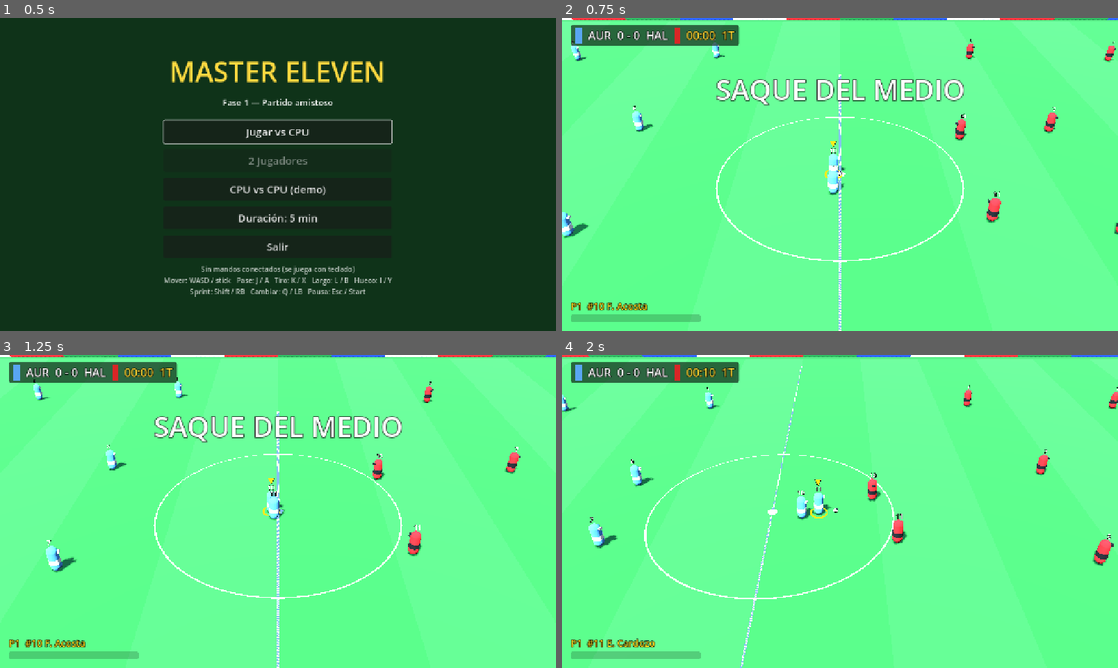
Above: before the commit, frames 1-4 (two rows, left to right).
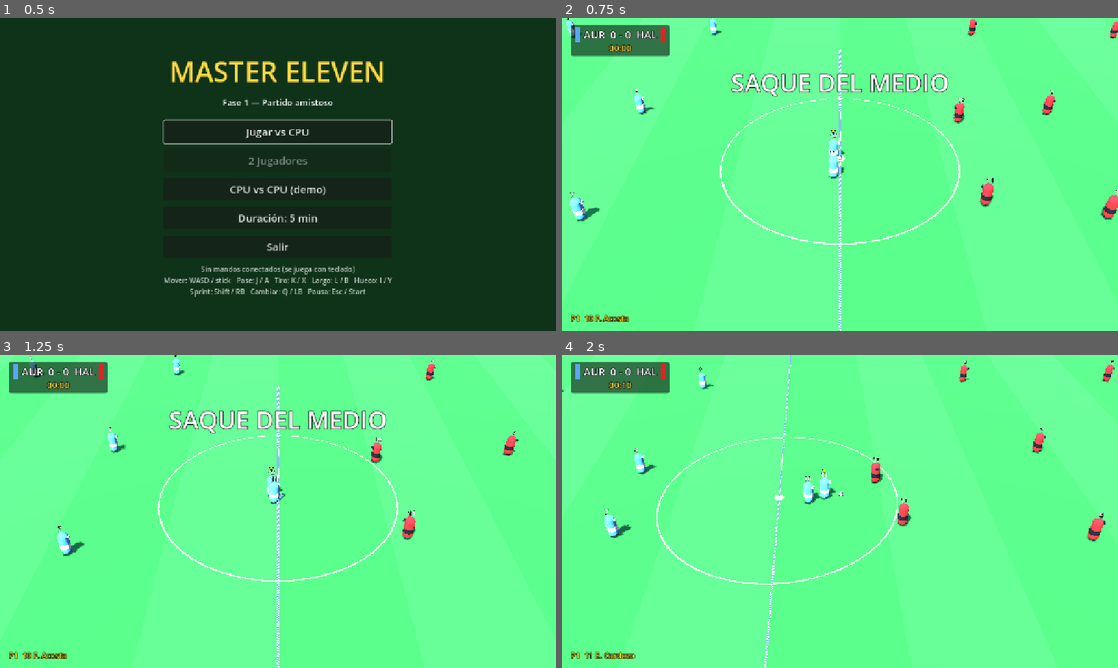
Above: after the commit, the same moments.

Repository: edx17/MASTERELEVEN
Game: Godot game, scene res://scenes/ui/main_menu.tscn
Same seed, same stepped clock (60 frames per second), same inputs: the game is played once before the commit and once after it.
Inputs (mouse positions are in pixels of both pictures, inside the frame that each line leads up to):
- Up to frame 1 (0.5 s): no input
- Up to frame 2 (0.75 s): click "Jugar vs CPU" at 0.5 s
- Up to frame 3 (1.25 s): no input
- Up to frame 4 (2 s): tap Enter (ui_accept) at 1.25, 1.52 s; move the mouse to (962, 495) at 1.27 s; hold D (move_right) from 1.28 s (still down); tap J (p0_pass_short) at 1.35 s; click (962, 495) at 1.42 s

Frame 1 is identical in both runs. In frame 2, 9.2% of the frame differs, in the area x 0-100%, y 0-100%; in frame 3, 8.9%; in frame 4, 7.6%.

Commit message:
Prototipo 0.1: cámara de transmisión configurable, HUD simple y debug F9
- CameraConfig (data/config/camera.tres): altura, distancia, ángulo, seguimiento,
  anticipación, zoom, offsets y cuánto se desliza por la tribuna (vista diagonal
  cerca de los arcos); los parámetros de cámara salen de Tuning
- HUD: 'AUR 1 - 0 HAL' + reloj, jugador seleccionado, barra de potencia chica
  abajo al centro sólo mientras se carga
- Indicador discreto sobre la cabeza (se quita el aro del piso)
- DebugOverlay (F9): fase, posesión, pelota, presión, error del último pase/tiro,
  estados de la IA; trayectoria predicha, objetivos y posiciones tácticas en 3D

Co-Authored-By: Claude Opus 5.5 <noreply@anthropic.com>
Claude-Session: https://claude.ai/code/session_018t6DrNQ9Jk2SxqEbLK6fr5

Diff:
--- /dev/null
+++ b/data/config/camera.tres
@@ -0,0 +1,6 @@
+[gd_resource type="Resource" script_class="CameraConfig" format=3]
+
+[ext_resource type="Script" path="res://scripts/camera/camera_config.gd" id="1_cam"]
+
+[resource]
+script = ExtResource("1_cam")
--- a/project.godot
+++ b/project.godot
@@ -104,6 +104,12 @@
 ]
 }
 
+debug_toggle={
+"deadzone": 0.5,
+"events": [Object(InputEventKey,"resource_local_to_scene":false,"resource_name":"","device":-1,"window_id":0,"alt_pressed":false,"shift_pressed":false,"ctrl_pressed":false,"meta_pressed":false,"pressed":false,"keycode":0,"physical_keycode":4194340,"key_label":0,"unicode":0,"location":0,"echo":false,"script":null)
+]
+}
+
 [physics]
 
 common/physics_ticks_per_second=60
--- a/scripts/ai/simple_ai.gd
+++ b/scripts/ai/simple_ai.gd
@@ -44,28 +44,36 @@
 		p.pressing = false
 		p.speed_override = 0.0
 		if _match.restart_taker == p:
+			p.debug_state = "saque"
 			_restart_taker(p, dt)
 			continue
 		if p.is_keeper():
+			p.debug_state = "arquero"
 			_keeper(p, ball, dt)
 			continue
 		if owner == p:
+			p.debug_state = "conduce"
+			p.debug_target = p.flat_pos() + p.desired_move * 3.0
 			_carrier(p, ball)
 			continue
 		if _match.is_stopped():
 			_go_to(p, team.to_world(Formation.dynamic_spot(p.base_spot, p.role, progress, lateral, we_have_it)), false)
 			continue
 		if p.has_pass_target() and ball.intended_receiver == p and ball.is_loose():
+			p.debug_state = "recibe"
 			_receive(p, ball)
 			continue
 		if p == chaser:
+			p.debug_state = "presiona" if they_have_it else "va a la pelota"
 			_chase(p, ball, they_have_it)
 			continue
 		if p == cover and owner != null:
+			p.debug_state = "cubre"
 			var goal := team.own_goal()
 			var spot := owner.flat_pos() + (goal - owner.flat_pos()).normalized() * 6.0
 			_go_to(p, spot, true)
 			continue
+		p.debug_state = "posición"
 		var home := team.to_world(Formation.dynamic_spot(p.base_spot, p.role, progress, lateral, we_have_it))
 		_go_to(p, home, p.flat_pos().distance_to(home) > 12.0)
 		p.look_at_point(ball.flat_pos())
@@ -137,6 +145,7 @@
 # --- Comportamientos ----------------------------------------------------------
 
 func _go_to(p: Footballer, target: Vector3, sprint: bool) -> void:
+	p.debug_target = target
 	var to := target - p.flat_pos()
 	to.y = 0.0
 	var d := to.length()
--- /dev/null
+++ b/scripts/camera/camera_config.gd
@@ -0,0 +1,30 @@
+class_name CameraConfig
+extends Resource
+## Parámetros de la cámara de transmisión (editables en
+## res://data/config/camera.tres). Modelo: una cámara en la tribuna lateral
+## (+Z) que acompaña la pelota en parte deslizándose por la tribuna y en parte
+## rotando, lo que da la vista diagonal cerca de los arcos (como en la TV).
+
+## Altura de la cámara sobre el césped (m).
+@export var camera_height: float = 24.0
+## Distancia horizontal desde la zona de la pelota hacia la tribuna (m).
+@export var camera_distance: float = 30.0
+## Giro extra (grados) alrededor del eje vertical: 0 = lateral puro.
+@export var camera_angle: float = 0.0
+## Qué tan rápido sigue a la pelota (mayor = más pegada, menor = más suave).
+@export var follow_speed: float = 2.6
+## Anticipación según la velocidad de la pelota (segundos).
+@export var look_ahead: float = 0.35
+## Zoom (1 = campo de visión base; >1 acerca).
+@export var zoom: float = 1.0
+## Campo de visión base (grados).
+@export var base_fov: float = 34.0
+## Corrimiento del punto mirado a lo largo de la cancha (m, + = hacia la derecha).
+@export var horizontal_offset: float = 0.0
+## Corrimiento del punto mirado a lo ancho (m, + = hacia la cámara).
+@export var vertical_offset: float = 2.0
+## 1 = la cámara se desliza por la tribuna siguiendo la pelota; 0 = queda fija
+## en la mitad de cancha y sólo rota.
+@export_range(0.0, 1.0) var track_factor: float = 0.72
+## Límite del foco a lo largo de la cancha (para no mirar de más afuera).
+@export var focus_limit_x: float = 44.0
--- a/scripts/camera/match_camera.gd
+++ b/scripts/camera/match_camera.gd
@@ -1,41 +1,57 @@
 class_name MatchCamera
 extends Camera3D
-## Cámara lateral de TV estilo WE: alta, desde la tribuna (+Z), sigue a la
-## pelota con suavizado y se adelanta un poco en la dirección del juego.
+## Cámara de transmisión de TV estilo WE2002: elevada, desde la tribuna lateral,
+## sigue la zona de la pelota (no al jugador controlado) con suavizado y algo de
+## anticipación. Parámetros en CameraConfig (data/config/camera.tres).
 
+const CONFIG_PATH := "res://data/config/camera.tres"
+
+var config: CameraConfig
 var _match: MatchController
 var _focus: Vector3 = Vector3.ZERO
 
 
 func setup(p_match: MatchController) -> void:
 	_match = p_match
-	fov = _match.tuning.camera_fov
+	config = load(CONFIG_PATH) as CameraConfig
+	if config == null:
+		config = CameraConfig.new()
 	near = 0.5
-	far = 400.0
-	_focus = _target_focus()
+	far = 500.0
+	_focus = target_focus()
 	_apply()
 
 
 func _process(dt: float) -> void:
 	if _match == null:
 		return
-	fov = _match.tuning.camera_fov
-	var k := 1.0 - exp(-_match.tuning.camera_smoothing * dt)
-	_focus = _focus.lerp(_target_focus(), k)
+	var k := 1.0 - exp(-config.follow_speed * dt)
+	_focus = _focus.lerp(target_focus(), k)
 	_apply()
 
 
-func _target_focus() -> Vector3:
+## Punto que la cámara quiere mirar: la pelota, adelantada según su velocidad.
+func target_focus() -> Vector3:
 	var b := _match.ball.state
-	var lead := Vector3(b.vel.x, 0.0, b.vel.z) * _match.tuning.camera_lookahead
+	var lead := Vector3(b.vel.x, 0.0, b.vel.z) * config.look_ahead
 	var f := Vector3(b.pos.x, 0.0, b.pos.z) + lead
-	# Limita el encuadre para no mostrar demasiado afuera de la cancha.
-	f.x = clampf(f.x, -Pitch.HALF_LENGTH + 12.0, Pitch.HALF_LENGTH - 12.0)
-	f.z = clampf(f.z * 0.6, -Pitch.HALF_WIDTH + 12.0, Pitch.HALF_WIDTH - 8.0)
+	f.x = clampf(f.x + config.horizontal_offset, -config.focus_limit_x, config.focus_limit_x)
+	# A lo ancho se mueve menos: el campo sigue ocupando la pantalla.
+	f.z = clampf(f.z * 0.55 + config.vertical_offset, -Pitch.HALF_WIDTH + 10.0, Pitch.HALF_WIDTH - 6.0)
 	return f
 
 
+## Posición de la cámara para un foco dado (pura; se usa también en tests).
+static func position_for(focus: Vector3, c: CameraConfig) -> Vector3:
+	var base := Vector3(focus.x * c.track_factor, c.camera_height, focus.z + c.camera_distance)
+	if absf(c.camera_angle) > 0.01:
+		var rel := base - focus
+		rel = rel.rotated(Vector3.UP, deg_to_rad(c.camera_angle))
+		base = focus + rel
+	return base
+
+
 func _apply() -> void:
-	var t := _match.tuning
-	global_position = _focus + Vector3(0.0, t.camera_height, t.camera_distance)
+	fov = config.base_fov / maxf(config.zoom, 0.1)
+	global_position = position_for(_focus, config)
 	look_at(_focus, Vector3.UP)
--- a/scripts/core/tuning.gd
+++ b/scripts/core/tuning.gd
@@ -102,14 +102,6 @@
 ## Tiempo durante el que se recuerda un pase/tiro pedido antes de recibir (toque de primera).
 @export var one_touch_buffer: float = 0.55
 
-@export_group("Cámara")
-@export var camera_height: float = 21.0
-@export var camera_distance: float = 30.0
-@export var camera_fov: float = 36.0
-@export var camera_smoothing: float = 3.2
-## Cuánto se adelanta la cámara según la velocidad de la pelota (segundos).
-@export var camera_lookahead: float = 0.35
-
 @export_group("Arquero")
 @export var keeper_reach: float = 1.9
 @export var keeper_catch_height: float = 2.5
--- a/scripts/match/match_controller.gd
+++ b/scripts/match/match_controller.gd
@@ -61,6 +61,9 @@
 	_hud = MatchHud.new()
 	add_child(_hud)
 	_hud.setup(self)
+	var dbg := DebugOverlay.new()
+	add_child(dbg)
+	dbg.setup(self)
 	_first_half_kicker = randi() % 2
 	_setup_kickoff(_first_half_kicker)
 
--- a/scripts/player/footballer.gd
+++ b/scripts/player/footballer.gd
@@ -46,12 +46,14 @@
 var dribble_pressure: float = 0.0
 ## Toques de conducción dados (depuración).
 var touches: int = 0
+## Depuración (F9): hacia dónde va y qué está haciendo según su controlador.
+var debug_target: Vector3 = Vector3.ZERO
+var debug_state: String = ""
 ## Dirección que el controlador quiere dar a la pelota (antes de la asistencia
 ## de conducción, que puede desviar `desired_move` hacia la pelota).
 var intent_dir: Vector3 = Vector3.ZERO
 
 var _tuning: Tuning
-var _ring: MeshInstance3D
 var _arrow: Label3D
 var _body_mat: StandardMaterial3D
 
@@ -212,14 +214,11 @@
 
 func set_human_slot(slot: int) -> void:
 	human_slot = slot
-	if _ring == null:
+	if _arrow == null:
 		return
-	_ring.visible = slot >= 0
 	_arrow.visible = slot >= 0
 	if slot >= 0:
-		var c := SLOT_COLORS[slot % SLOT_COLORS.size()]
-		(_ring.material_override as StandardMaterial3D).albedo_color = c
-		_arrow.modulate = c
+		_arrow.modulate = SLOT_COLORS[slot % SLOT_COLORS.size()]
 
 
 func _apply_facing() -> void:
@@ -284,27 +283,14 @@
 	label.no_depth_test = true
 	add_child(label)
 
-	_ring = MeshInstance3D.new()
-	var torus := TorusMesh.new()
-	torus.inner_radius = 0.55
-	torus.outer_radius = 0.7
-	torus.rings = 24
-	_ring.mesh = torus
-	var ring_mat := StandardMaterial3D.new()
-	ring_mat.shading_mode = BaseMaterial3D.SHADING_MODE_UNSHADED
-	_ring.material_override = ring_mat
-	_ring.scale = Vector3(1.0, 0.1, 1.0)
-	_ring.position.y = 0.03
-	_ring.visible = false
-	add_child(_ring)
-
 	_arrow = Label3D.new()
 	_arrow.text = "▼"
 	_arrow.billboard = BaseMaterial3D.BILLBOARD_ENABLED
-	_arrow.font_size = 96
-	_arrow.outline_size = 12
-	_arrow.pixel_size = 0.006
-	_arrow.position.y = 2.75
+	# Indicador discreto sobre la cabeza del jugador controlado.
+	_arrow.font_size = 64
+	_arrow.outline_size = 10
+	_arrow.pixel_size = 0.005
+	_arrow.position.y = 2.5
 	_arrow.no_depth_test = true
 	_arrow.visible = false
 	add_child(_arrow)
--- /dev/null
+++ b/scripts/ui/debug_overlay.gd
@@ -0,0 +1,112 @@
+class_name DebugOverlay
+extends CanvasLayer
+## Modo DEBUG (F9): texto con el estado del partido y, en 3D, la trayectoria
+## predicha de la pelota, el objetivo de cada jugador (línea) y la posición
+## base de formación (cruz). No afecta la simulación.
+
+var _match: MatchController
+var _label: Label
+var _mesh: MeshInstance3D
+var _im: ImmediateMesh
+
+
+func setup(p_match: MatchController) -> void:
+	_match = p_match
+	layer = 20
+	process_mode = Node.PROCESS_MODE_ALWAYS
+	_label = Label.new()
+	_label.set_anchors_and_offsets_preset(Control.PRESET_TOP_RIGHT)
+	_label.grow_horizontal = Control.GROW_DIRECTION_BEGIN
+	_label.position += Vector2(-16, 12)
+	_label.add_theme_font_size_override("font_size", 14)
+	_label.add_theme_color_override("font_color", Color(0.6, 1.0, 0.7))
+	_label.add_theme_color_override("font_outline_color", Color.BLACK)
+	_label.add_theme_constant_override("outline_size", 4)
+	add_child(_label)
+
+	_im = ImmediateMesh.new()
+	_mesh = MeshInstance3D.new()
+	_mesh.mesh = _im
+	var mat := StandardMaterial3D.new()
+	mat.shading_mode = BaseMaterial3D.SHADING_MODE_UNSHADED
+	mat.vertex_color_use_as_albedo = true
+	mat.no_depth_test = true
+	_mesh.material_override = mat
+	_mesh.cast_shadow = GeometryInstance3D.SHADOW_CASTING_SETTING_OFF
+	_match.add_child(_mesh)
+	_set_enabled(false)
+
+
+func _unhandled_input(event: InputEvent) -> void:
+	if event.is_action_pressed(&"debug_toggle"):
+		_set_enabled(not visible)
+
+
+func _set_enabled(on: bool) -> void:
+	visible = on
+	_mesh.visible = on
+
+
+func _process(_dt: float) -> void:
+	if not visible or _match == null:
+		return
+	_label.text = _status_text()
+	_draw_world()
+
+
+func _status_text() -> String:
+	var b := _match.ball
+	var owner := b.owner_player
+	var lines: Array[String] = []
+	lines.append("DEBUG (F9)   fase: %s   reloj: %s" % [MatchController.Phase.keys()[_match.phase], _match.clock.display()])
+	var poss := "LIBRE"
+	if owner != null:
+		poss = "%s (%s)" % [owner.team.short_name, owner.name]
+	lines.append("posesión: %s   último toque: %s" % [poss, b.last_toucher.name if b.last_toucher else "-"])
+	lines.append("pelota: vel %.1f m/s  alt %.2f m  receptor: %s" % [b.speed(), b.state.pos.y, b.intended_receiver.name if b.intended_receiver else "-"])
+	if owner != null:
+		lines.append("conductor: presión %.2f  toques %d  pelota a %.2f m del pie" % [owner.dribble_pressure, owner.touches,
+			b.flat_pos().distance_to(Dribble.foot_point(owner.global_position, owner.facing))])
+	for h in _match.humans:
+		var p := h.controlled
+		if p != null:
+			lines.append("P%d: %s  vel %.1f m/s  potencia %.0f%%  error último pase/tiro %.1f°" % [h.slot + 1, p.name,
+				Vector3(p.velocity.x, 0.0, p.velocity.z).length(), h.power * 100.0, _match.kicks.last_error])
+	for t in _match.teams:
+		var counts := {}
+		for p in t.players:
+			if not p.is_human():
+				counts[p.debug_state] = counts.get(p.debug_state, 0) + 1
+		lines.append("%s IA: %s" % [t.short_name, str(counts)])
+	return "\n".join(lines)
+
+
+func _draw_world() -> void:
+	_im.clear_surfaces()
+	_im.surface_begin(Mesh.PRIMITIVE_LINES)
+	# Trayectoria predicha de la pelota.
+	var prev := _match.ball.state.pos
+	for p in _match.ball_forecast:
+		_line(prev, p, Color(1.0, 0.9, 0.2))
+		prev = p
+	for t in _match.teams:
+		var c := t.color.lightened(0.3)
+		var progress := t.progress_of(_match.ball.flat_pos())
+		var lateral := t.lateral_of(_match.ball.flat_pos())
+		var has := _match.ball.owner_player != null and _match.ball.owner_player.team == t
+		for p in t.players:
+			var from := p.global_position + Vector3.UP * 0.1
+			if not p.is_human() and p.debug_target != Vector3.ZERO:
+				_line(from, p.debug_target + Vector3.UP * 0.1, c)
+			# Posición táctica (cruz) según formación y pelota.
+			var home := t.to_world(Formation.dynamic_spot(p.base_spot, p.role, progress, lateral, has)) + Vector3.UP * 0.05
+			_line(home + Vector3(-0.4, 0, 0), home + Vector3(0.4, 0, 0), c.darkened(0.3))
+			_line(home + Vector3(0, 0, -0.4), home + Vector3(0, 0, 0.4), c.darkened(0.3))
+	_im.surface_end()
+
+
+func _line(a: Vector3, b: Vector3, c: Color) -> void:
+	_im.surface_set_color(c)
+	_im.surface_add_vertex(a)
+	_im.surface_set_color(c)
+	_im.surface_add_vertex(b)
--- a/scripts/ui/match_hud.gd
+++ b/scripts/ui/match_hud.gd
@@ -1,7 +1,10 @@
 class_name MatchHud
 extends CanvasLayer
-## HUD del partido: marcador, reloj, barra de potencia, jugador controlado y
-## carteles de eventos. Construido por código.
+## HUD simple estilo WE:
+##   AUR  1 - 0  HAL
+##        72:34
+## más el jugador seleccionado y una barra de potencia chica abajo al centro
+## que sólo aparece mientras se carga una acción. Construido por código.
 
 var _match: MatchController
 var _score: Label
@@ -18,54 +21,61 @@
 
 	var top := PanelContainer.new()
 	top.position = Vector2(20, 16)
-	top.add_theme_stylebox_override("panel", _panel_style(Color(0, 0, 0, 0.6)))
+	top.add_theme_stylebox_override("panel", _panel_style(Color(0, 0, 0, 0.55)))
 	add_child(top)
+	var col := VBoxContainer.new()
+	col.add_theme_constant_override("separation", 0)
+	top.add_child(col)
 	var row := HBoxContainer.new()
-	row.add_theme_constant_override("separation", 14)
-	top.add_child(row)
-	var t0 := _match.teams[0]
-	var t1 := _match.teams[1]
-	row.add_child(_color_chip(t0.color))
-	_score = _label("", 26)
+	row.add_theme_constant_override("separation", 10)
+	col.add_child(row)
+	row.add_child(_color_chip(_match.teams[0].color))
+	_score = _label("", 24)
 	row.add_child(_score)
-	row.add_child(_color_chip(t1.color))
-	_clock = _label("00:00", 26)
-	_clock.add_theme_color_override("font_color", Color(1.0, 0.85, 0.2))
-	row.add_child(_clock)
+	row.add_child(_color_chip(_match.teams[1].color))
+	_clock = _label("00:00", 20)
+	_clock.horizontal_alignment = HORIZONTAL_ALIGNMENT_CENTER
+	_clock.add_theme_color_override("font_color", Color(1.0, 0.86, 0.3))
+	col.add_child(_clock)
 
-	_banner = _label("", 64)
+	_banner = _label("", 56)
 	_banner.set_anchors_and_offsets_preset(Control.PRESET_CENTER_TOP)
-	_banner.position.y = 120
+	_banner.position.y = 110
 	_banner.horizontal_alignment = HORIZONTAL_ALIGNMENT_CENTER
 	_banner.grow_horizontal = Control.GROW_DIRECTION_BOTH
 	add_child(_banner)
 
 	for i in _match.humans.size():
-		var box := VBoxContainer.new()
+		# Nombre del jugador seleccionado (abajo, a cada lado).
 		var right := i == 1
-		box.set_anchors_and_offsets_preset(Control.PRESET_BOTTOM_RIGHT if right else Control.PRESET_BOTTOM_LEFT)
-		box.grow_vertical = Control.GROW_DIRECTION_BEGIN
-		box.grow_horizontal = Control.GROW_DIRECTION_BEGIN if right else Control.GROW_DIRECTION_END
-		box.position += Vector2(-20 if right else 20, -20)
-		box.custom_minimum_size = Vector2(300, 0)
-		add_child(box)
-		var lbl := _label("", 22)
+		var lbl := _label("", 18)
 		lbl.add_theme_color_override("font_color", Footballer.SLOT_COLORS[i])
-		box.add_child(lbl)
+		lbl.set_anchors_and_offsets_preset(Control.PRESET_BOTTOM_RIGHT if right else Control.PRESET_BOTTOM_LEFT)
+		lbl.grow_vertical = Control.GROW_DIRECTION_BEGIN
+		lbl.grow_horizontal = Control.GROW_DIRECTION_BEGIN if right else Control.GROW_DIRECTION_END
+		lbl.position += Vector2(-20 if right else 20, -16)
+		add_child(lbl)
+		_players.append(lbl)
+		# Barra de potencia chica, abajo al centro (una por humano).
 		var bar := ProgressBar.new()
 		bar.min_value = 0.0
 		bar.max_value = 1.0
 		bar.show_percentage = false
-		bar.custom_minimum_size = Vector2(300, 18)
+		bar.custom_minimum_size = Vector2(160, 10)
+		bar.set_anchors_and_offsets_preset(Control.PRESET_CENTER_BOTTOM)
+		bar.grow_horizontal = Control.GROW_DIRECTION_BOTH
+		bar.grow_vertical = Control.GROW_DIRECTION_BEGIN
+		bar.position += Vector2(-90 + i * 180 if _match.humans.size() > 1 else 0, -28)
 		var fill := StyleBoxFlat.new()
 		fill.bg_color = Footballer.SLOT_COLORS[i]
+		fill.set_corner_radius_all(3)
 		bar.add_theme_stylebox_override("fill", fill)
-		bar.add_theme_stylebox_override("background", _panel_style(Color(0, 0, 0, 0.55)))
-		box.add_child(bar)
-		_players.append(lbl)
+		bar.add_theme_stylebox_override("background", _panel_style(Color(0, 0, 0, 0.5), 3, 0))
+		bar.visible = false
+		add_child(bar)
 		_bars.append(bar)
 
-	_hint = _label("", 20)
+	_hint = _label("", 18)
 	_hint.set_anchors_and_offsets_preset(Control.PRESET_CENTER_BOTTOM)
 	_hint.grow_horizontal = Control.GROW_DIRECTION_BOTH
 	_hint.grow_vertical = Control.GROW_DIRECTION_BEGIN
@@ -80,7 +90,7 @@
 	var t0 := _match.teams[0]
 	var t1 := _match.teams[1]
 	_score.text = "%s  %d - %d  %s" % [t0.short_name, t0.score, t1.score, t1.short_name]
-	_clock.text = "%s  %s" % [_match.clock.display(), "1T" if _match.clock.half == 1 else "2T"]
+	_clock.text = _match.clock.display()
 	_banner.text = _match.banner_text
 	if _match.phase == MatchController.Phase.FULLTIME:
 		_banner.text = "FINAL   %s %d - %d %s" % [t0.short_name, t0.score, t1.score, t1.short_name]
@@ -90,9 +100,9 @@
 	for i in _match.humans.size():
 		var h := _match.humans[i]
 		var p := h.controlled
-		_players[i].text = "P%d  #%d %s" % [i + 1, p.number, p.display_name] if p != null else "P%d" % (i + 1)
-		_bars[i].value = h.power if h.is_charging() else 0.0
-		_bars[i].modulate.a = 1.0 if h.is_charging() else 0.35
+		_players[i].text = "P%d  %d %s" % [i + 1, p.number, p.display_name] if p != null else "P%d" % (i + 1)
+		_bars[i].visible = h.is_charging()
+		_bars[i].value = h.power
 
 
 func _label(text: String, size: int) -> Label:
@@ -100,23 +110,23 @@
 	l.text = text
 	l.add_theme_font_size_override("font_size", size)
 	l.add_theme_color_override("font_outline_color", Color.BLACK)
-	l.add_theme_constant_override("outline_size", 6)
+	l.add_theme_constant_override("outline_size", 5)
 	return l
 
 
 func _color_chip(c: Color) -> ColorRect:
 	var r := ColorRect.new()
 	r.color = c
-	r.custom_minimum_size = Vector2(14, 28)
+	r.custom_minimum_size = Vector2(10, 24)
 	return r
 
 
-func _panel_style(c: Color) -> StyleBoxFlat:
+func _panel_style(c: Color, radius: int = 6, margin: int = 10) -> StyleBoxFlat:
 	var s := StyleBoxFlat.new()
 	s.bg_color = c
-	s.set_corner_radius_all(6)
-	s.content_margin_left = 12
-	s.content_margin_right = 12
-	s.content_margin_top = 6
-	s.content_margin_bottom = 6
+	s.set_corner_radius_all(radius)
+	s.content_margin_left = margin
+	s.content_margin_right = margin
+	s.content_margin_top = margin * 0.5
+	s.content_margin_bottom = margin * 0.5
 	return s
--- a/tests/unit/test_match_smoke.gd
+++ b/tests/unit/test_match_smoke.gd
@@ -49,3 +49,16 @@
 	_simulate(3.0 * 60.0 + 45.0)
 	assert_eq(_match.phase, MatchController.Phase.FULLTIME)
 	gut.p("Resultado: %d - %d, patadas: %d" % [_match.teams[0].score, _match.teams[1].score, _match.kick_count])
+
+
+func test_debug_overlay_runs() -> void:
+	var dbg: DebugOverlay = null
+	for c in _match.get_children():
+		if c is DebugOverlay:
+			dbg = c
+	assert_not_null(dbg)
+	dbg._set_enabled(true)
+	for i in 30:
+		_match._physics_process(1.0 / 60.0)
+		dbg._process(1.0 / 60.0)
+	assert_string_contains(dbg._label.text, "posesión")
Not shown, added: scripts/camera/camera_config.gd.uid
Not shown, added: scripts/ui/debug_overlay.gd.uid
Not shown, added: tests/unit/test_kick_accuracy.gd.uid
